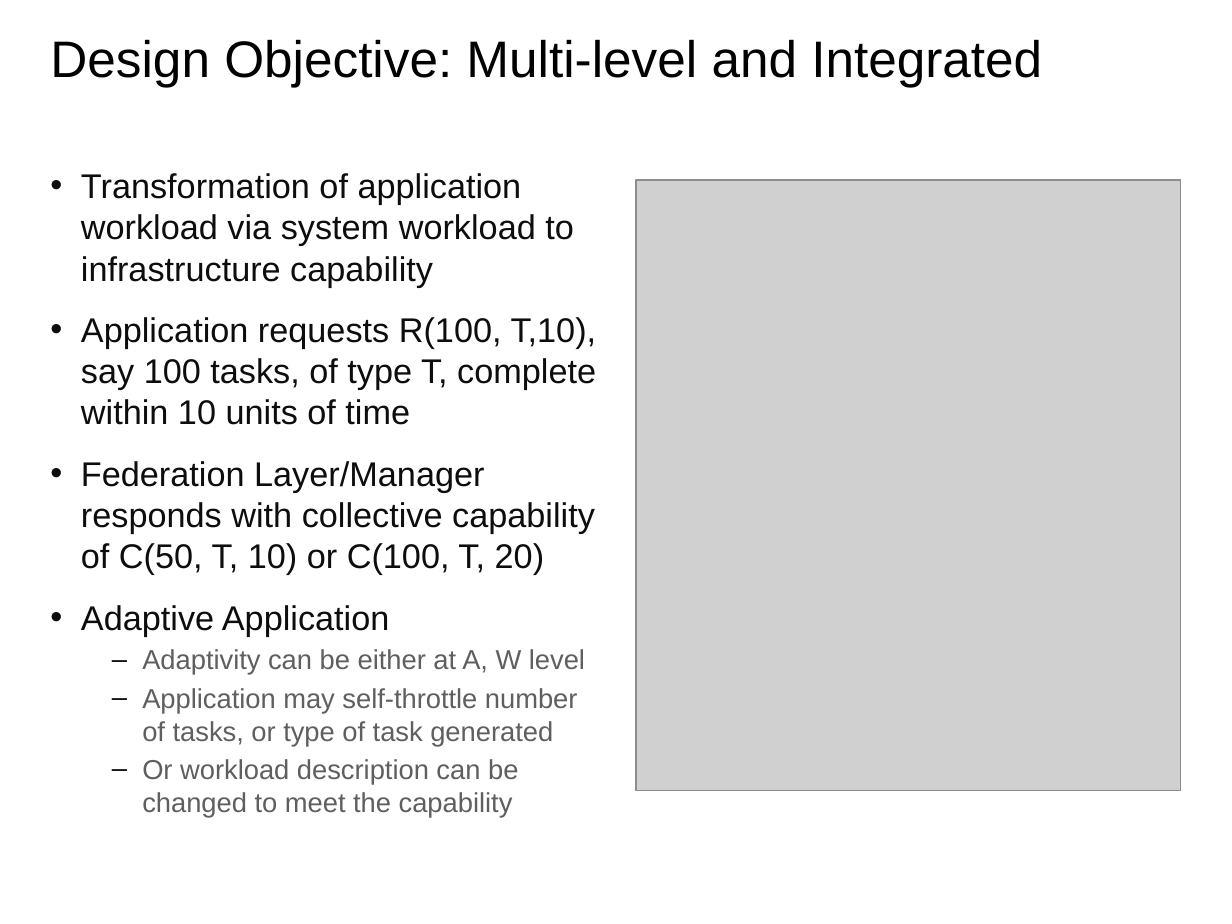
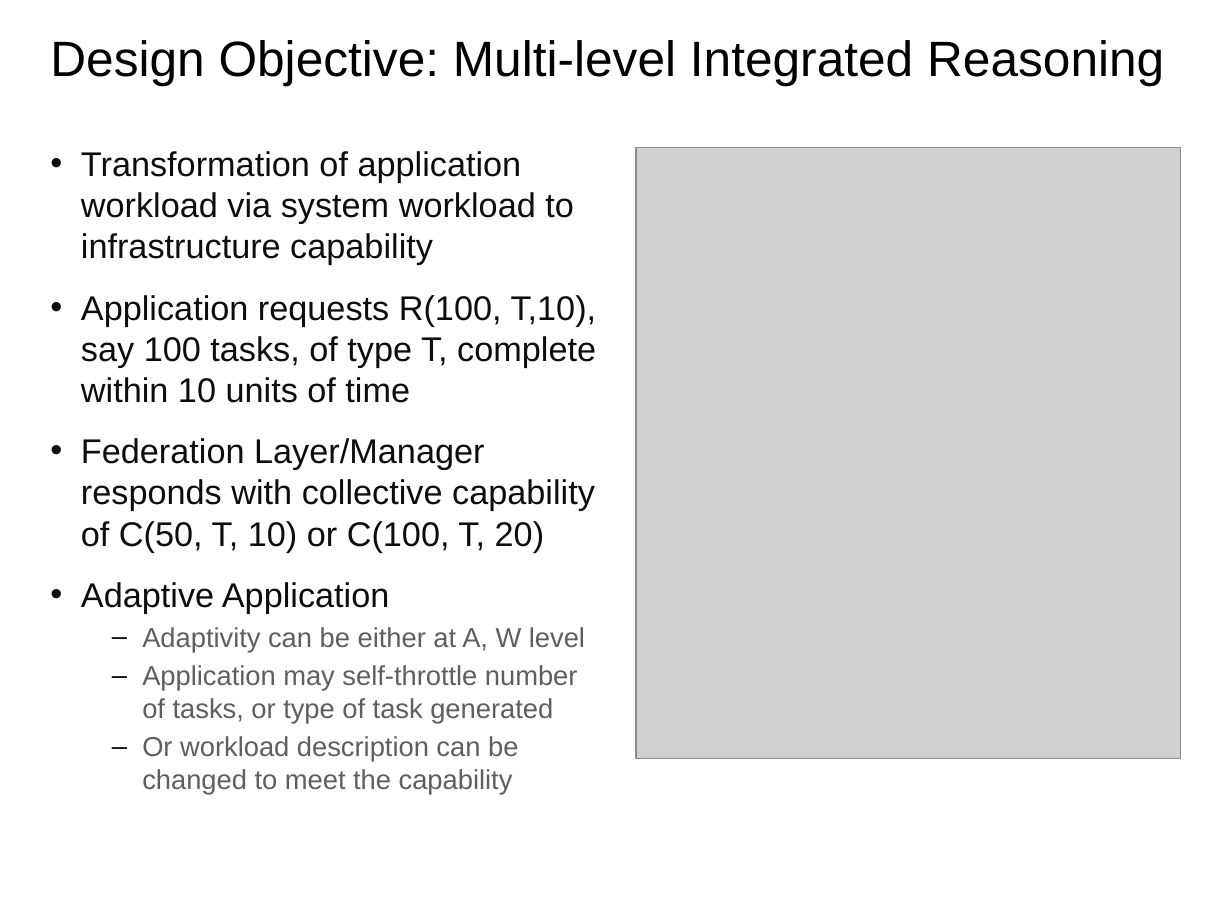
Before and after one commit to saga-project/NGMW, a slide deck: slide 17 of presentations/radical-modsim.pptx (slide 18 before the commit). Drawn at 1232x924 pixels with LibreOffice and Linux fonts; fonts in the diff are those of the drawing; grey boxes stand for pictures; background and template pictures are left out. Boxes give left, top, right and bottom in pixels: in the first picture for what was removed or moved away, otherwise in the second. Text is boxed around its words. In the diff, an @@ line names an element or a change of style, - is before the commit and + after.

```diff
--- a/presentations/radical-modsim.pptx
+++ b/presentations/radical-modsim.pptx
@@ title at (50,40,1164,86): text changed; size 30 to 29 pt @@
-Design Objective: Multi-level and Integrated
+Design Objective: Multi-level Integrated Reasoning
@@ text "Transformation of application workload via ...": place and size @@
-text "Transformation of application workload via ..." at (81,173,597,785)
+text "Transformation of application workload via ..." at (81,151,597,762)
@@ picture: place and size @@
-picture at (636,180,1180,791)
+picture at (636,148,1180,759)
```
Also in this commit, not shown: 9 other slides changed, 1 slide removed.
